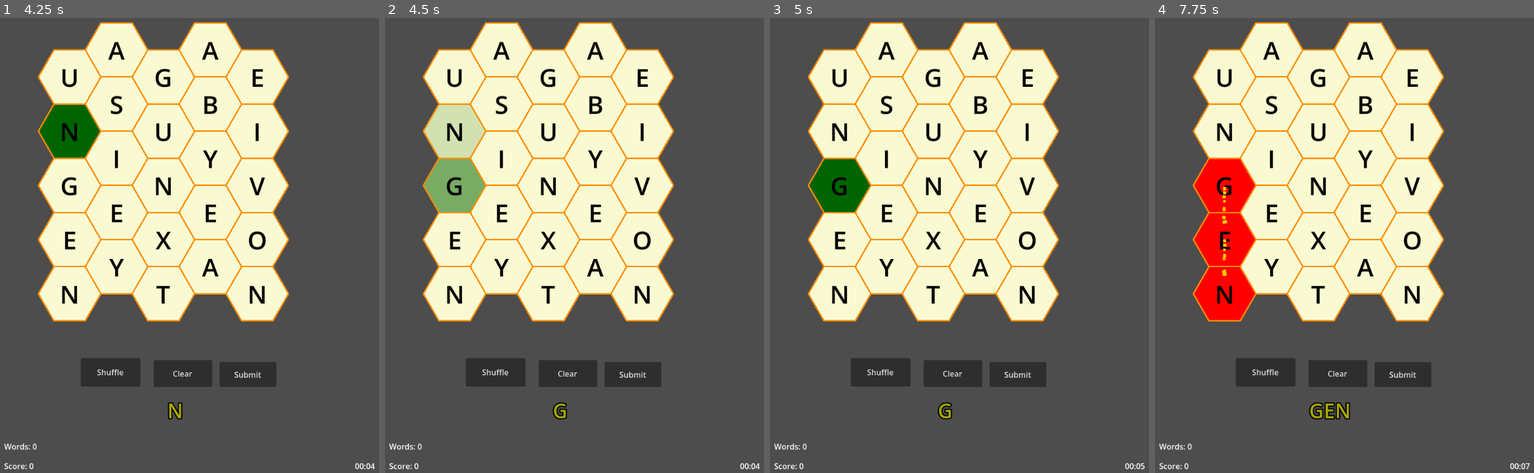
Above: before the commit, frames 1-4 (left to right).
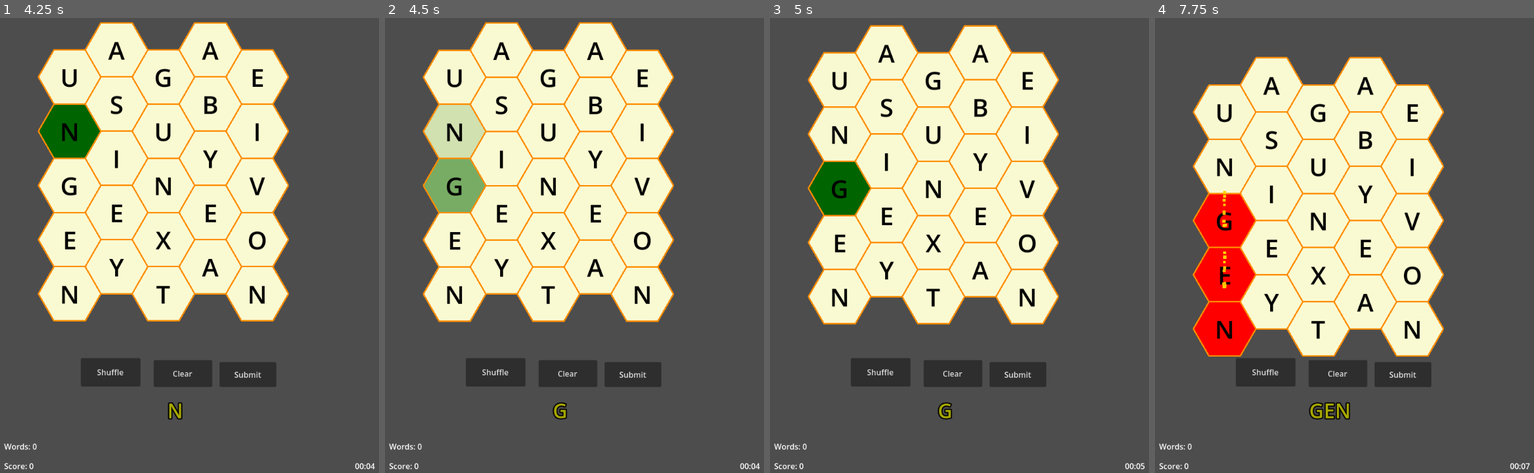
Above: after the commit, the same moments.

Repository: opensourceame/wb
Game: Godot game, scene res://scenes/Main.tscn
Two runs of this game, one before a commit and one after it. Both use one fixed random seed, a clock stepped at 60 frames per second and the inputs below.
Inputs (mouse positions are in pixels of both pictures, inside the frame that each line leads up to):
- Up to frame 1 (4.25 s): click "Submit" at 0.5 s; click "Shuffle" at 1.25 s; click "Clear" at 2 s; tap Enter (ui_accept) at 2.75, 3.5 s; drag from (68, 77) to (68, 240) at 2.77 s; drag from (68, 131) to (68, 295) at 3.52 s
- Up to frame 2 (4.5 s): tap Enter (ui_accept) at 4.25 s; move the mouse to (453, 186) at 4.27 s; hold D from 4.28 s (still down); tap T at 4.35 s; click (453, 186) at 4.42 s
- Up to frame 3 (5 s): keep holding D
- Up to frame 4 (7.75 s): release D at 5 s; drag from (1223, 240) to (1272, 49) at 5.02 s; drag from (1223, 295) to (1272, 49) at 5.77 s; drag from (1272, 49) to (1223, 240) at 6.52 s; move the mouse to (1272, 104) at 7.27 s; hold S from 7.28 s (still down); tap T at 7.35 s; click (1272, 104) at 7.42 s

Frame 1 is identical in both runs. In frame 2, 1.7% of the frame differs, in the area x 9-77%, y 1-67%; in frame 3, 7.8%; in frame 4, 20%, in the area x 9-77%, y 0-75%.

Commit message:
dropping tiles

Diff:
--- a/scripts/GameManager.gd
+++ b/scripts/GameManager.gd
@@ -98,6 +98,16 @@
 	var seconds = game_time % 60
 	return "%02d:%02d" % [minutes, seconds]
 
+func _input(event):
+	# Test tile dropping animation with 'D' key
+	if event is InputEventKey and event.pressed:
+		if event.keycode == KEY_D:
+			print("Starting tile drop animation...")
+			grid_manager.start_tile_drop_animation()
+		elif event.keycode == KEY_S:
+			print("Stopping tile drop animation...")
+			grid_manager.stop_tile_drop_animation()
+
 # NEW: Real-time validation methods for GridManager
 func on_prefix_validation_changed(is_valid: bool, current_word: String):
 	prefix_validation_changed.emit(is_valid, current_word)
--- a/scripts/GridManager.gd
+++ b/scripts/GridManager.gd
@@ -30,6 +30,10 @@
 var rows    = []
 var use_particles: bool = true
 var particle_streams: Array[CPUParticles2D] = []
+
+# Tile dropping and row management
+var tiles_dropping: int = 0
+var is_row_cycle_active: bool = false
 
 func _ready():
 	if tile_scene == null:
@@ -133,6 +137,7 @@
 
 	grid[Vector2(q, r)] = tile
 	tile.tile_selected.connect(_on_tile_selected)
+	tile.drop_animation_completed.connect(_on_tile_drop_completed)
 
 	return tile
 
@@ -466,3 +471,153 @@
 	else:
 		clear_arrows()
 		redraw_all_particles()
+
+func start_tile_drop_animation():
+	if is_row_cycle_active:
+		print("Row cycle already in progress, skipping...")
+		return
+
+	is_row_cycle_active = true
+	tiles_dropping = 0
+
+	# Start drop animation on all tiles in the grid
+	for q in range(grid_width):
+		for r in range(grid_height):
+			if columns[q] and columns[q][r]:
+				columns[q][r].start_drop_animation()
+				tiles_dropping += 1
+
+	print("Started drop animation on ", tiles_dropping, " tiles")
+
+func stop_tile_drop_animation():
+	# Stop drop animation on all tiles in the grid
+	for q in range(grid_width):
+		for r in range(grid_height):
+			if columns[q] and columns[q][r]:
+				columns[q][r].stop_drop_animation()
+
+	is_row_cycle_active = false
+	tiles_dropping = 0
+
+func _on_tile_drop_completed(tile: HexTile):
+	tiles_dropping -= 1
+
+	if tiles_dropping == 0 and is_row_cycle_active:
+		print("All tiles completed dropping - cycling rows...")
+		_cycle_rows()
+
+func _cycle_rows():
+	print("🔄 Starting row cycle process...")
+
+	# Remove bottom row and create new top row
+	var bottom_row_tiles = []
+	var bottom_row_letters = []
+
+	# Collect bottom row tiles (row = grid_height - 1)
+	for q in range(grid_width):
+		if columns[q] and columns[q][grid_height - 1]:
+			bottom_row_tiles.append(columns[q][grid_height - 1])
+			bottom_row_letters.append(columns[q][grid_height - 1].letter)
+
+	print("🗑️ Removing bottom row with letters: ", bottom_row_letters)
+
+	# Remove bottom row tiles
+	for tile in bottom_row_tiles:
+		tile.queue_free()
+
+	# Shift all tiles down by one row
+	print("⬇️ Shifting tiles down by one row...")
+	for r in range(grid_height - 2, -1, -1):  # Start from second-to-last row, go up
+		for q in range(grid_width):
+			if columns[q] and columns[q][r]:
+				var tile = columns[q][r]
+				tile.grid_r = r + 1  # Update grid coordinate
+
+				# Update grid dictionary reference
+				grid.erase(Vector2(q, r))
+				grid[Vector2(q, r + 1)] = tile
+
+				# Update column array
+				columns[q][r + 1] = tile
+
+	# Create new top row (row = 0)
+	print("⬆️ Creating new top row...")
+	var new_row_letters = []
+	for q in range(grid_width):
+		var new_tile = create_hex_tile(q, 0)
+		columns[q][0] = new_tile
+		grid[Vector2(q, 0)] = new_tile
+		new_row_letters.append(new_tile.letter)
+
+	print("✨ New top row letters: ", new_row_letters)
+
+	# Update all tile positions to match new grid coordinates
+	print("📍 Updating tile positions...")
+	_update_all_tile_positions()
+
+	# Rebuild neighbour connections
+	print("🔗 Rebuilding neighbour connections...")
+	_rebuild_neighbour_connections()
+
+	# Clear any current selection since tiles changed
+	clear_selection()
+
+	is_row_cycle_active = false
+	print("✅ Row cycle completed successfully!")
+
+func _update_all_tile_positions():
+	# Update visual position of all tiles to match their grid coordinates
+	for q in range(grid_width):
+		for r in range(grid_height):
+			if columns[q] and columns[q][r]:
+				var tile = columns[q][r]
+				var new_pos = hex_to_pixel(q, r)
+				tile.position = new_pos
+
+func _rebuild_neighbour_connections():
+	# Clear all existing neighbours
+	for q in range(grid_width):
+		for r in range(grid_height):
+			if columns[q] and columns[q][r]:
+				columns[q][r].neighbours.clear()
+
+	# Rebuild neighbour connections based on new positions
+	_rebuild_neighbour_connections_helper()
+
+func _rebuild_neighbour_connections_helper():
+	# Use the existing print_grid logic to rebuild neighbours
+	for x in range(grid_width):
+		var dir
+		if x % 2:
+			dir = -1
+		else:
+			dir = 1
+
+		for y in range(grid_height):
+			# Skip if this position doesn't have a tile
+			if not columns[x] or y >= columns[x].size() or not columns[x][y]:
+				continue
+
+			var tile = columns[x][y]
+
+			# if there is a tile above, add it as a neighbour
+			if y > 0 and columns[x] and y < columns[x].size() and columns[x][y-1]:
+				tile.add_neighbour(columns[x][y-1])
+			# if there is a tile below, add it as a neighbour
+			if (y+1) < grid_height and columns[x] and (y+1) < columns[x].size() and columns[x][y+1]:
+				tile.add_neighbour(columns[x][y+1])
+
+			if x > 0 and columns[x-1] and y < columns[x-1].size() and columns[x-1][y]:
+				tile.add_neighbour(columns[x-1][y])
+
+			if grid_width > x+1 and columns[x+1] and y < columns[x+1].size() and columns[x+1][y]:
+				tile.add_neighbour(columns[x+1][y])
+
+			if grid_height > y+dir and x > 0 and columns[x-1] and (y+dir) < columns[x-1].size() and columns[x-1][y+dir]:
+				tile.add_neighbour(columns[x-1][y+dir])
+
+			if (y+dir) >= 0 and (y+dir) < grid_height \
+				and (x+1) < grid_width \
+				and columns[x+1] and (y+dir) < columns[x+1].size() \
+				and columns[x+1][y+dir]:
+					tile.add_neighbour(columns[x+1][y+dir])
--- a/scripts/HexTile.gd
+++ b/scripts/HexTile.gd
@@ -9,6 +9,7 @@
 	Color.RED
 ]
 signal tile_selected(tile: HexTile)
+signal drop_animation_completed(tile: HexTile)
 
 @export var letter: String = "A"
 @export var grid_q: int = 0
@@ -25,6 +26,13 @@
 			##_update_polygon_color()
 var touch_scale: float = 1.0  # NEW: Touch animation scale
 var hex_points : PackedVector2Array
+
+# Tile dropping animation properties
+var is_dropping: bool = false
+var drop_start_position: Vector2
+var drop_target_position: Vector2
+var drop_progress: float = 0.0
+var drop_duration: float = 5.0  # 5 seconds to drop one tile height
 
 # Node references
 var filled_polygon: Polygon2D
@@ -121,6 +129,20 @@
 	if not target_color == filled_polygon.color:
 		filled_polygon.color = filled_polygon.color.lerp(target_color, delta * 10.0)
 
+	# Handle tile dropping animation
+	if is_dropping:
+		drop_progress += delta / drop_duration
+		if drop_progress >= 1.0:
+			drop_progress = 1.0
+			is_dropping = false
+			position = drop_target_position
+			drop_animation_completed.emit(self)
+		else:
+			# Smooth easing function (ease-in-out)
+			var t = drop_progress
+			var eased_t = t * t * (3.0 - 2.0 * t)  # Smoothstep
+			position = drop_start_position.lerp(drop_target_position, eased_t)
+
 func _update_polygon_color():
 	# Immediate color update for instant visual feedback
 	#filled_polygon.color = COLORS[current_state]
@@ -225,3 +247,15 @@
 
 func get_grid_position() -> Vector2:
 	return Vector2(grid_q, grid_r)
+
+func start_drop_animation():
+	# Calculate one tile height downward
+	var hex_height = hex_radius * sqrt(3.0)
+	drop_start_position = position
+	drop_target_position = position + Vector2(0, hex_height)
+	drop_progress = 0.0
+	is_dropping = true
+
+func stop_drop_animation():
+	is_dropping = false
+	drop_progress = 0.0
--- /dev/null
+++ b/test_tile_drop.gd
@@ -0,0 +1,56 @@
+extends Node
+
+# Test script for tile dropping animation with row cycling
+# Attach this to a test node in the scene to verify the animation works
+
+func _ready():
+	print("=== Tile Drop & Row Cycle Test Ready ===")
+	print("Controls:")
+	print("  'D' - Start tile drop animation + row cycle")
+	print("  'S' - Stop tile drop animation")
+	print("  'T' - Test single drop without row cycle")
+	print("")
+	print("The system will:")
+	print("1. Drop all tiles down by one tile height (5 seconds)")
+	print("2. Remove bottom row")
+	print("3. Create new top row with random letters")
+	print("4. Update all tile positions and neighbour connections")
+	print("")
+
+	# Get reference to grid manager
+	var grid_manager = get_tree().current_scene.get_node("GridManager")
+	if grid_manager:
+		print("✓ Found GridManager")
+	else:
+		print("✗ ERROR: Could not find GridManager")
+
+func _input(event):
+	if event is InputEventKey and event.pressed:
+		var grid_manager = get_tree().current_scene.get_node("GridManager")
+
+		if not grid_manager:
+			print("✗ ERROR: GridManager not found")
+			return
+
+		match event.keycode:
+			KEY_D:
+				print("\n🎬 Starting tile drop animation + row cycle...")
+				grid_manager.start_tile_drop_animation()
+				print("→ Animation started on all tiles")
+				print("→ Bottom row will be removed after 5 seconds")
+				print("→ New top row will be created")
+
+			KEY_S:
+				print("\n⏹ Stopping tile drop animation...")
+				grid_manager.stop_tile_drop_animation()
+				print("→ Animation stopped on all tiles")
+
+			KEY_T:
+				print("\n🧪 Testing single drop without row cycle...")
+				# Test individual tile drop to verify animation works
+				if grid_manager.columns.size() > 0 and grid_manager.columns[0].size() > 0:
+					var test_tile = grid_manager.columns[0][0]
+					test_tile.start_drop_animation()
+					print("→ Started drop on tile: ", test_tile.letter, " at (0,0)")
+				else:
+					print("✗ No tiles found for testing")
Not shown, added: test_tile_drop.gd.uid
